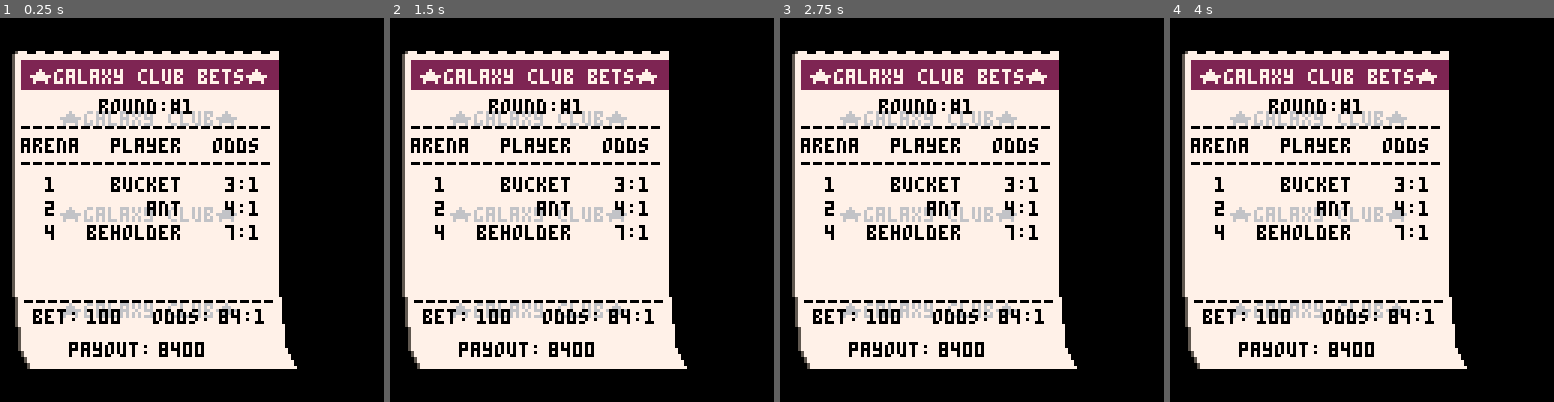
Above: before the commit, frames 1-4 (left to right).
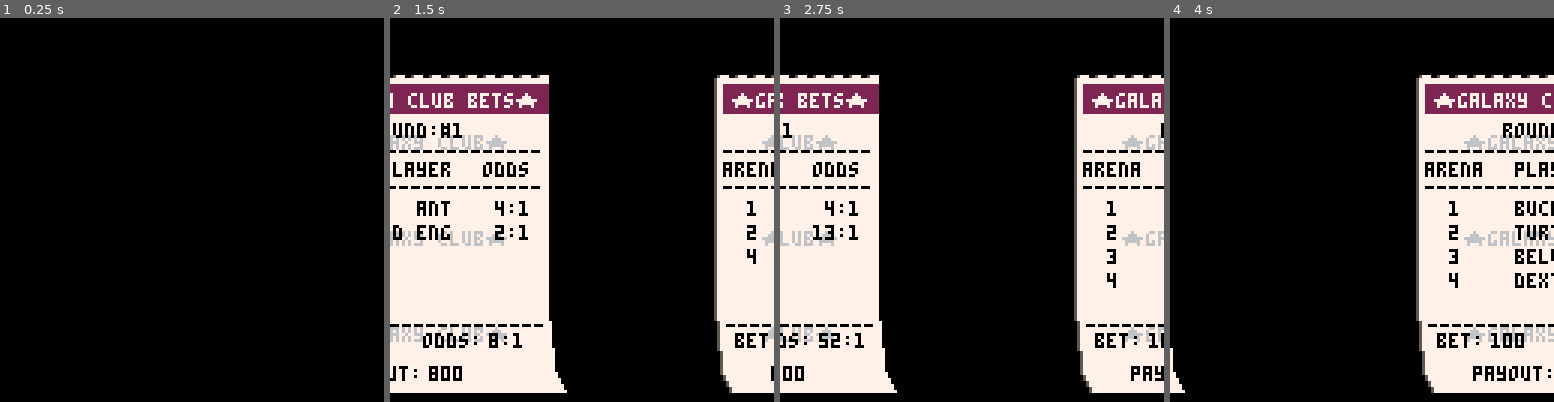
Above: after the commit, the same moments.

Repository: suspicious-smoke/club-bets-pico8
Game: PICO-8 cartridge club-bets.p8
Same seed, same stepped clock (60 frames per second), same inputs: the game is played once before the commit and once after it.
Inputs:
- Up to frame 1 (0.25 s): no input
- Up to frame 2 (1.5 s): tap X (X key) at 0.33, 1.07 s; tap O (Z key) at 0.7 s
- Up to frame 3 (2.75 s): hold Right 1.6-2.1 s; tap O (Z key) at 1.7, 2.1, 2.5 s; tap X (X key) at 1.85 s; hold Up 2.15-2.42 s; hold Right from 2.47 s (still down)
- Up to frame 4 (4 s): tap O (Z key) at 2.9, 3.3, 3.7 s; tap X (X key) at 2.97 s; release Right at 3.03 s; hold Left 3.08-3.58 s; hold Down 3.63-3.97 s

The runs differ from the first frame. In frame 1, 52% of the frame differs, in the area x 3-78%, y 8-92%; in frame 2, 52%; in frame 3, 63%; in frame 4, 67%, in the area x 0-100%, y 8-98%.

Commit message:
added more ticket logic

Diff:
--- a/club-bets.p8
+++ b/club-bets.p8
@@ -719,12 +719,18 @@
 function init_tickets()
 	tx={}
 	ty={}
+	tx_off={}
+	t_tmr={}
+	t_delay={}
 	t_sep=0
-	for i=1,1 do
-		tx[i]=i*5
-		--ty[i]=100
-		ty[i]=12
-	end
+	for i=1,10 do
+		t_tmr[i]=0
+		tx[i]=-100
+		ty[i]=20
+		tx_off[i]=0
+		t_delay[i]=i*20
+	end
+	cur_tick=1
 	tik_tmr=0
 	get_bet_summary()
 	get_bet_costs()
@@ -734,18 +740,42 @@
 	_drw=drw_tickets
 end
 
+function lerp_tickets_up()
+	local end_loop=true
+	for i=1,#tx do
+		t_delay[i]=max(t_delay[i]-1,0)
+		if t_delay[i]==0 then
+			t_tmr[i]=min(t_tmr[i]+0.01,1)
+			local _t=easeoutquart(t_tmr[i])
+			tx_off[i]=lerp(0,300,_t)
+		end
+		if t_tmr[i]!=1 then
+		end_loop=false
+		end
+	end
+	if end_loop then
+		debug[1]="fda"
+	end
+end
+
 function upd_tickets()
-	tik_tmr+=1
+	lerp_tickets_up()
+
+	-- tik_tmr+=1
 	-- if tik_tmr<40 then
 	-- 	if rnd(1)>0.5 then
 	-- 		sfx(5)
 	-- 	else
 	-- 		sfx(6)
 	-- 	end
-	-- 	ty[1]-=2
+	-- 	ty[cur_tick]-=3
 	-- elseif tik_tmr==46 then
 	-- 	sfx(7)
-	-- 	ty[1]-=6
+	-- 	ty[cur_tick]-=8-cur_tick
+	-- 	cur_tick+=1
+	-- 	if cur_tick<11 then
+	-- 		tik_tmr=0
+	-- 	end
 	-- end
 
 	-- if tik_tmr==10 then
@@ -755,9 +785,9 @@
 end
 
 function drw_tickets()
-	for i_bet=1,#tx do
-		local _tx,_ty=tx[i_bet],ty[i_bet]
-		draw_ticket(i_bet,_tx,_ty)
+	for i=1,#tx do
+		local _tx,_ty=tx[i]+tx_off[i],ty[i]
+		draw_ticket(i,_tx,_ty)
 	end
 end
 
@@ -765,16 +795,16 @@
 	--ticket
 	local _sy_u,_sy_d=_ty-t_sep,_ty+t_sep
 	--upper ticket
-	rrect(_tx-5+5,_sy_u-1,3,1,0,5)--shadow
 	for i=1,15 do
-		rrect(_tx-5+6*i,_sy_u-1,3,1,0,7)
+		rrect(_tx-6+6*i,_sy_u-1,3,1,0,5)--shadow
+		rrect(_tx-5+6*i,_sy_u-1,3,1,0,7)--top perf
 	end
 	line(_tx-1,_sy_u,_tx-1,_sy_u+43,5)--shadow
 	rrectfill(_tx,_sy_u,88,50,0,7)--ticket
 	palt(0, false)
-	spr(192,5,_sy_u+42,11,1)--top tear
+	spr(192,_tx,_sy_u+42,11,1)--top tear
 	palt()
-	spr(208,5,_sy_d+42,11,1)--bottom tear
+	spr(208,_tx,_sy_d+42,11,1)--bottom tear
 	--lower ticket
 	rrectfill(_tx,_sy_d+50,88,31,0,7)--ticket2
 	line(_tx-1,_sy_d+44,_tx-1,_sy_d+80,5)--shadow2
@@ -824,6 +854,32 @@
 	print(print_bet_odds(bets_odds[i_bet]),_tx+68,_sy_d+85,0)
 	print("payout:",_tx+18,_sy_d+96)
 	print(arr_to_str(bets_winnings[i_bet]),_tx+48,_sy_d+96,0)
+end
+
+function init_print_tickets()
+	tx={}
+	ty={}
+	t_sep=0
+	for i=1,1 do
+		tx[i]=i*5
+		ty[i]=100
+		--ty[i]=12
+	end
+	tik_tmr=0
+	get_bet_summary()
+	get_bet_costs()
+	prep_draw_bet_summary()
+
+	_upd=upd_print_tickets
+	_drw=drw_print_tickets
+end
+
+function upd_print_tickets()
+
+end
+
+function drw_print_tickets()
+
 end
 
 -->8
@@ -1341,6 +1397,60 @@
 	end
 end
 
+--do not use a changing
+--value for a silly boi
+function lerp(a,b,t)
+	return a+(b-a)*t
+end
+
+
+function easeinquad(t)
+	return t*t
+end
+
+function easeoutquad(t)
+	t-=1
+	return 1-t*t
+end
+
+function easeoutquart(t)
+	t-=1
+	return 1-t*t*t*t
+end
+
+function easeinovershoot(t)
+	return 2.7*t*t*t-1.7*t*t
+end
+
+function easeoutovershoot(t)
+	t-=1
+	return 1+2.7*t*t*t+1.7*t*t
+end
+
+function easeinoutovershoot(t)
+	if t<.5 then
+		return (2.7*8*t*t*t-1.7*4*t*t)/2
+	else
+		t-=1
+		return 1+(2.7*8*t*t*t+1.7*4*t*t)/2
+	end
+end
+
+function easeoutinovershoot(t)
+	if t<.5 then
+		t-=.5
+		return (2.7*8*t*t*t+1.7*4*t*t)/2+.5
+	else
+		t-=.5
+		return (2.7*8*t*t*t-1.7*4*t*t)/2+.5
+	end
+end
+
+function easeoutelastic(t)
+	if(t==1) return 1
+	return 1-2^(-10*t)*cos(2*t)
+end
+
 
 __gfx__
 00000000000000000000000000000000000000000000000000000000000000000000000000000000000000000000000000000000000000000000000000000000
Not shown, changed: the sound effects (__sfx__) section of club-bets.p8
